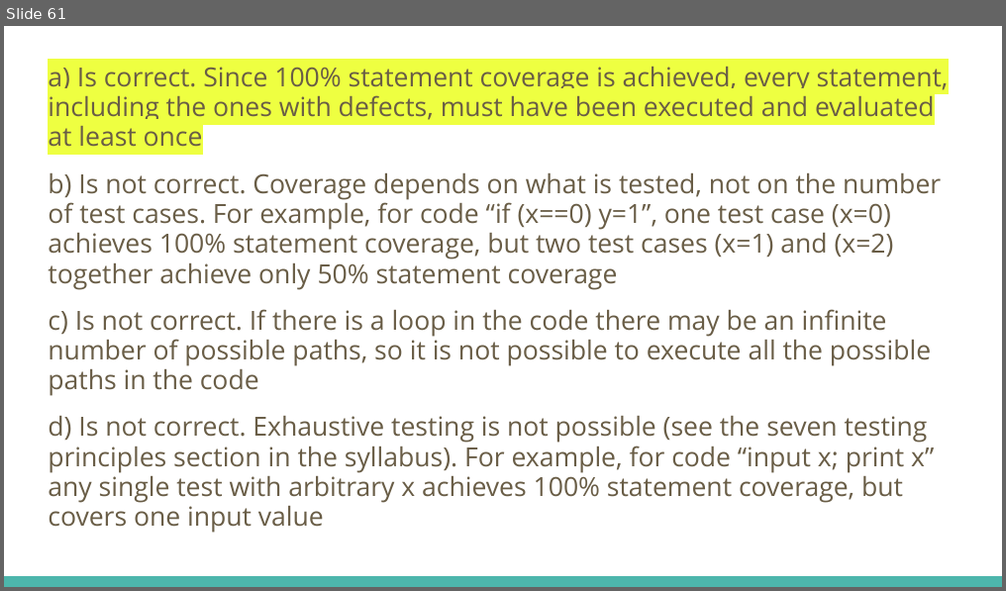
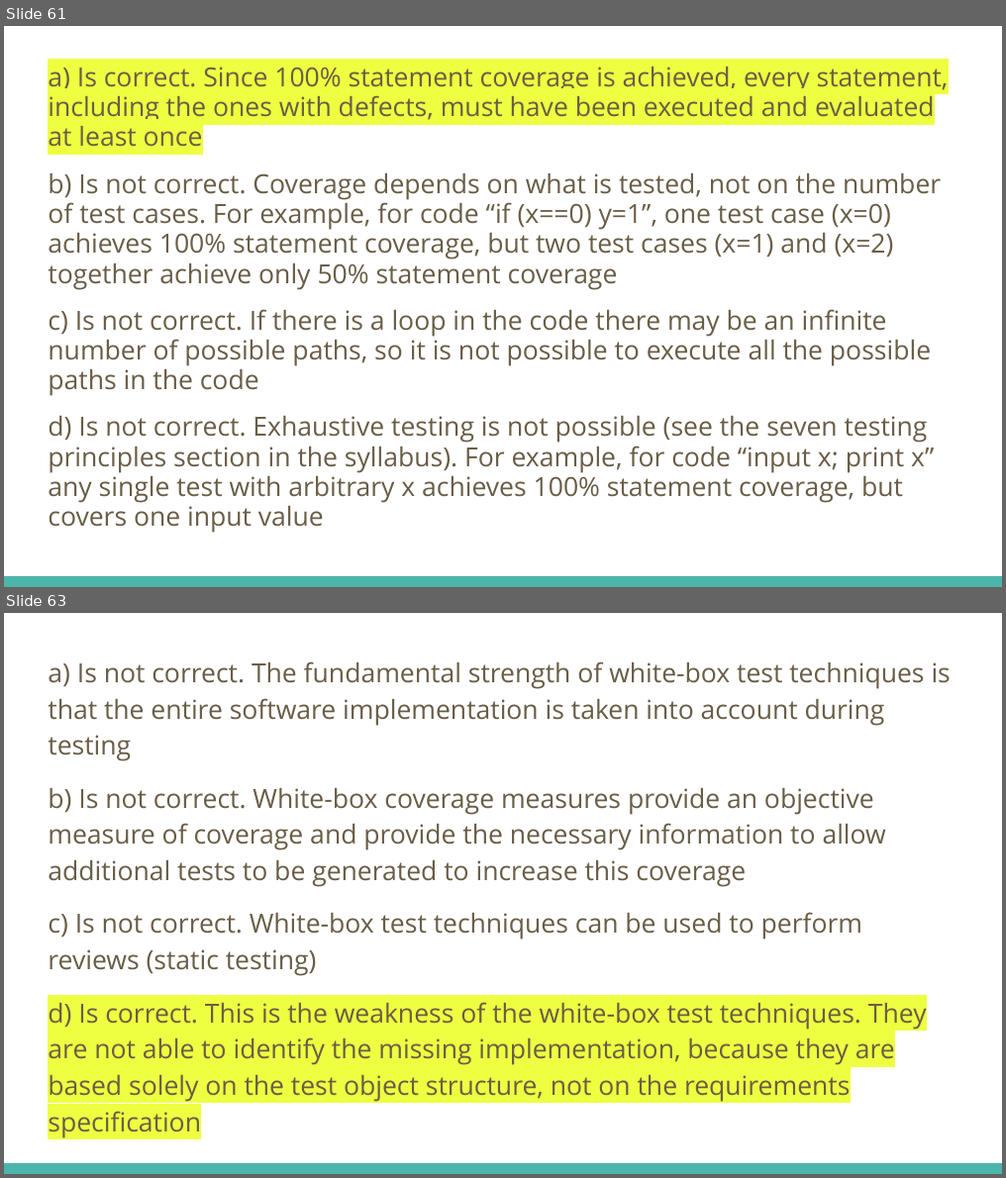
Before and after one commit to fawadmalik/istqb, a slide deck: ISTQB Foundation Level Preparation.pptx. Shown one above the other, each under a label of ours: slide 61 before the commit, slides 61 and 63 after it; the slides between them are not shown. The pictures are 1006x591 and 1006x1178 pixels, drawn with LibreOffice and Linux fonts; fonts in the diff are those of the drawing. Boxes give left, top, right and bottom in pixels: in the first picture for what was removed or moved away, otherwise in the second. Text is boxed around its words. In the diff, an @@ line names an element or a change of style, - is before the commit and + after.

```diff
--- a/ISTQB Foundation Level Preparation.pptx
+++ b/ISTQB Foundation Level Preparation.pptx
@@ slide 63 added at box(4, 613, 1002, 1174), background #FFFFFF; not listed: 1 template element that a slide beside it also shows @@
@@ text added at box(48, 662, 950, 1139), 19 pt, text #695D46 @@
+a) Is not correct. The fundamental strength of white-box test techniques is that the entire software implementation is taken into account during testing
+b) Is not correct. White-box coverage measures provide an objective measure of coverage and provide the necessary information to allow additional tests to be generated to increase this coverage
+c) Is not correct. White-box test techniques can be used to perform reviews (static testing)
+d) Is correct. This is the weakness of the white-box test techniques. They are not able to identify the missing implementation, because they are based solely on the test object structure, not on the requirements specification
```
Also in this commit, not shown: 5 other slides added.
